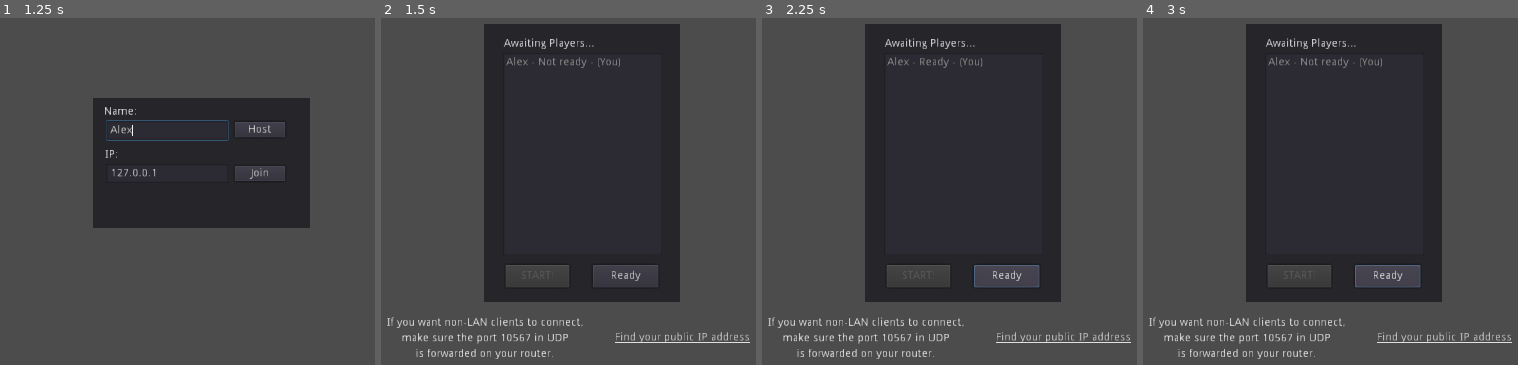
Above: before the commit, frames 1-4 (left to right).
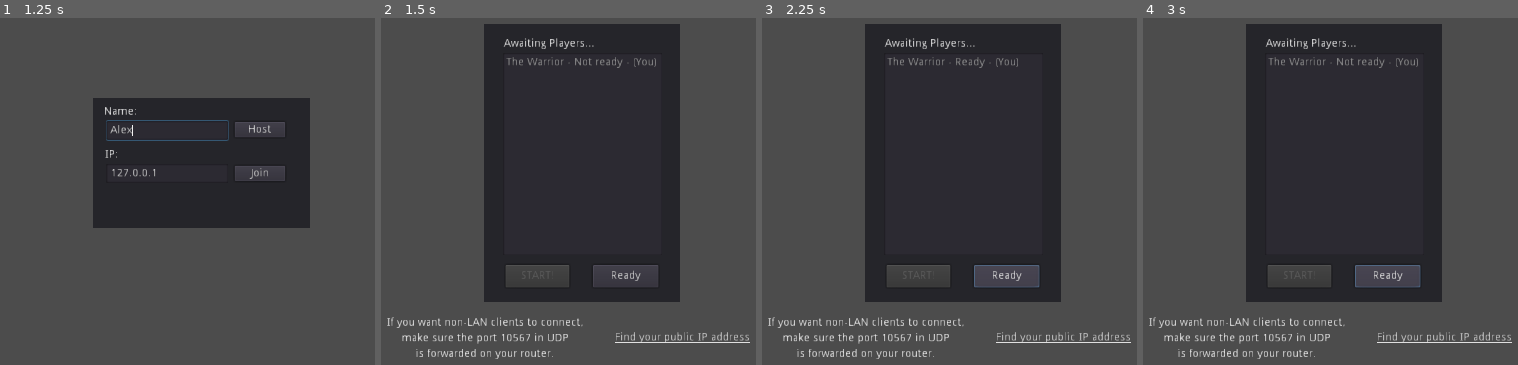
Above: after the commit, the same moments.

Repository: guillaumeVilar/multiplayer-bomber-godot
Game: Godot game, scene res://scenes/lobby.tscn
Same seed, same stepped clock (60 frames per second), same inputs: the game is played once before the commit and once after it.
Inputs (mouse positions are in pixels of both pictures, inside the frame that each line leads up to):
- Up to frame 1 (1.25 s): click (168, 129) at 0.52 s; type "Alex" at 0.6 s
- Up to frame 2 (1.5 s): click "Host" at 1.25 s
- Up to frame 3 (2.25 s): click "Ready" at 2 s
- Up to frame 4 (3 s): click "Ready" at 2.75 s

Frame 1 is identical in both runs. In frame 2, 0.4% of the frame differs, in the area x 33-74%, y 11-15%; in frame 3, 0.3%; in frame 4, 0.4%.

Commit message:
[SERVER]: First step in having a dedicated server run

Diff:
--- a/scripts/gamestate.gd
+++ b/scripts/gamestate.gd
@@ -32,10 +32,23 @@
 	get_tree().connect("connected_to_server", self, "_connected_ok")
 	get_tree().connect("connection_failed", self, "_connected_fail")
 	get_tree().connect("server_disconnected", self, "_server_disconnected")
-
+	if "--server" in OS.get_cmdline_args():
+		# Run your server startup code here...
+		# Using this check, you can start a dedicated server by running
+		# a Godot binary (headless or not) with the `--server` command-line argument.
+		# var lobby = load("res://scenes/lobby.tscn").instance()
+		print("Server starting up detected!")
+		host_game()
+		# lobby.get_node("Lobby")._on_host_pressed()
 
 # Callback from SceneTree.
 func _player_connected(id):
+	emit_signal("player_list_changed")
+
+	# If this node is the server, does not send any extra information to the new peer connected
+	if get_tree().get_network_unique_id() == 1:
+		print("This is the server doing nothing here.")
+		return
 	print("Player connected ID: " + str(id))
 	# Called on both clients and server when a peer connects. Send local info to the new peer.
 	rpc_id(id, "register_player", local_player["name"])
@@ -159,8 +172,7 @@
 	emit_signal("player_list_changed")
 
 
-func host_game(new_player_name):
-	local_player["name"] = new_player_name
+func host_game():
 	peer = NetworkedMultiplayerENet.new()
 	peer.create_server(DEFAULT_PORT, MAX_PEERS)
 	get_tree().set_network_peer(peer)
--- a/scripts/lobby.gd
+++ b/scripts/lobby.gd
@@ -25,8 +25,8 @@
 	$Players.show()
 	$Connect/ErrorLabel.text = ""
 
-	var player_name = $Connect/Name.text
-	gamestate.host_game(player_name)
+	# var player_name = $Connect/Name.text
+	gamestate.host_game()
 	refresh_lobby()
 
 
